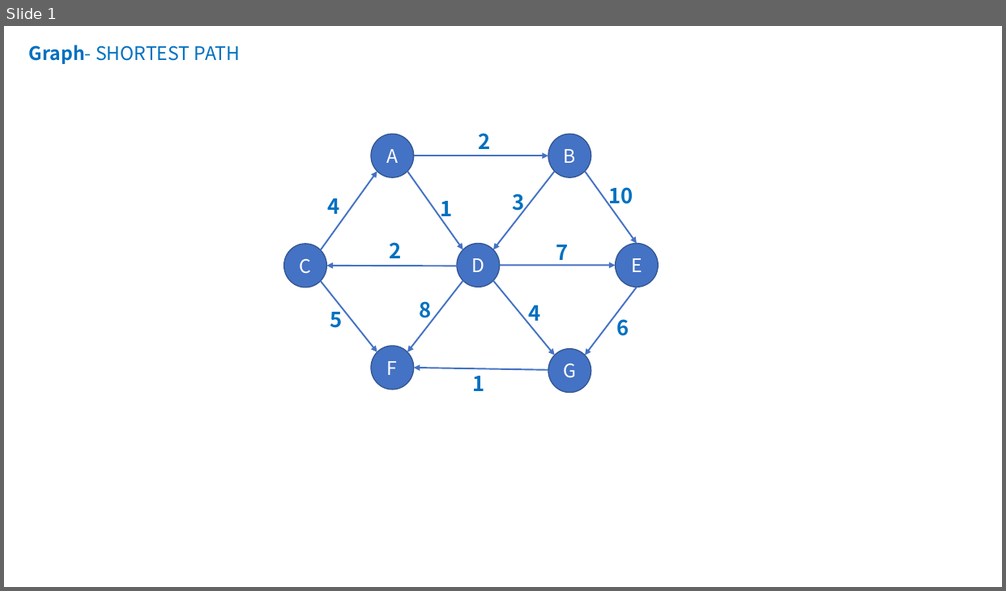
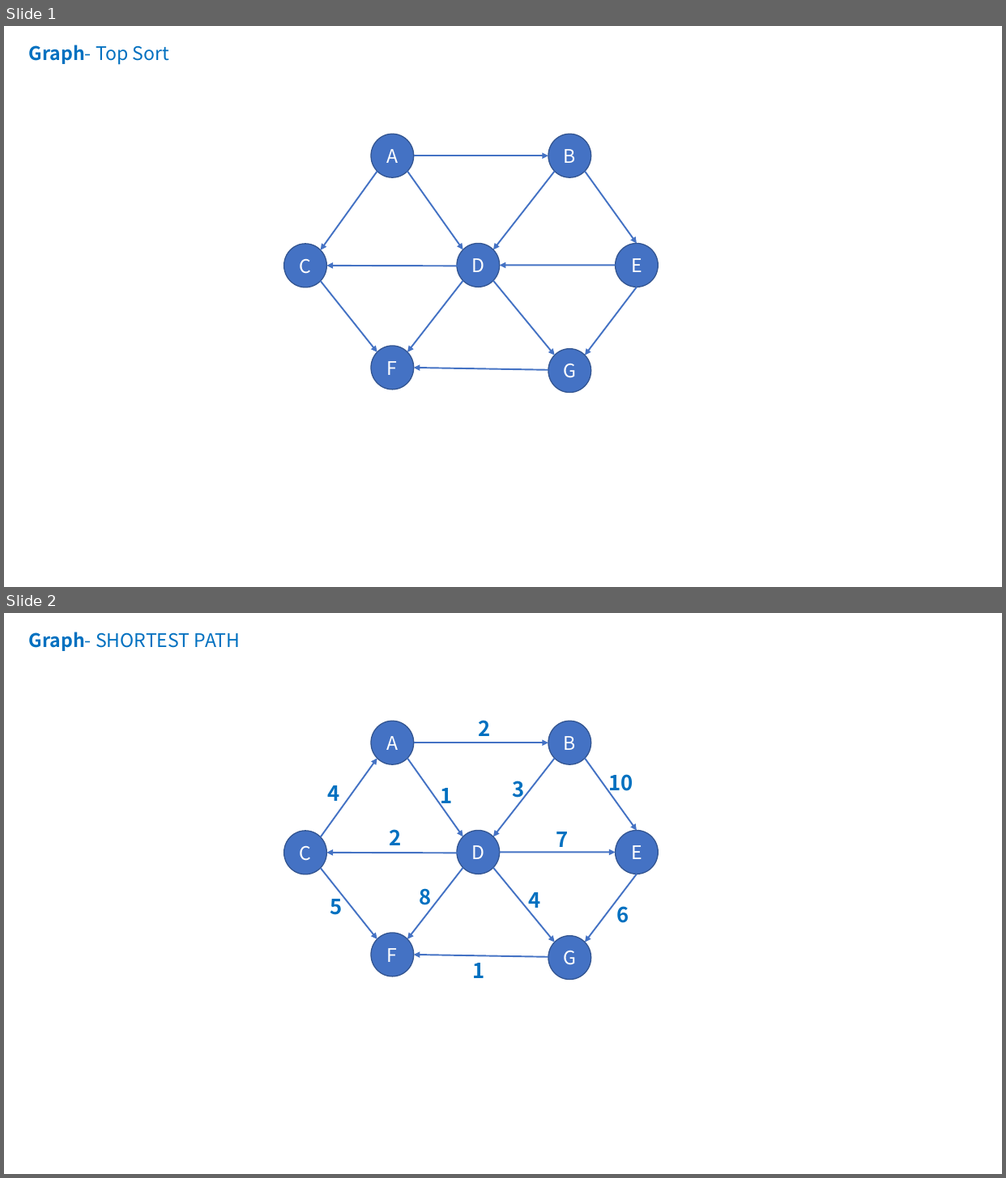
Before and after one commit to online-books/Data-Structures-and-Algorithm-Analysis-in-TS, a slide deck: Assets/visualization.pptx. Shown one above the other, each under a label of ours: slide 1 before the commit, slides 1 and 2 after it. The pictures are 1006x591 and 1006x1178 pixels, drawn with LibreOffice and Linux fonts; fonts in the diff are those of the drawing. Boxes give left, top, right and bottom in pixels: in the first picture for what was removed or moved away, otherwise in the second. Text is boxed around its words. In the diff, an @@ line names an element or a change of style, - is before the commit and + after.

```diff
--- a/Assets/visualization.pptx
+++ b/Assets/visualization.pptx
@@ slide 1 added at (x1=4, y1=26, x2=1002, y2=587), background #FFFFFF @@
@@ text added at (x1=29, y1=45, x2=169, y2=64), 18 pt, text #0070C0 @@
+Graph- Top Sort
@@ ellipse added at (x1=371, y1=134, x2=414, y2=177), fill #4472C4, outline #325491 1 pt, 18 pt, text #FFFFFF @@
+A
@@ ellipse added at (x1=548, y1=134, x2=591, y2=177), fill #4472C4, outline #325491 1 pt, 18 pt, text #FFFFFF @@
+B
@@ arrow added from (377, 171) to (321, 250), #4472C4 1.5 pt @@
@@ arrow added from (407, 171) to (463, 250), #4472C4 1.5 pt @@
@@ arrow added from (414, 156) to (548, 156), #4472C4 1.5 pt @@
@@ arrow added from (555, 171) to (493, 250), #4472C4 1.5 pt @@
@@ arrow added from (585, 171) to (637, 244), #4472C4 1.5 pt @@
@@ ellipse added at (x1=284, y1=244, x2=326, y2=288), fill #4472C4, outline #325491 1 pt, 18 pt, text #FFFFFF @@
+C
@@ ellipse added at (x1=457, y1=244, x2=500, y2=288), fill #4472C4, outline #325491 1 pt, 18 pt, text #FFFFFF @@
+D
@@ ellipse added at (x1=616, y1=244, x2=658, y2=288), fill #4472C4, outline #325491 1 pt, 18 pt, text #FFFFFF @@
+E
@@ arrow added from (467, 267) to (326, 266), #4472C4 1.5 pt @@
@@ arrow added from (616, 266) to (500, 266), #4472C4 1.5 pt @@
@@ arrow added from (321, 281) to (377, 352), #4472C4 1.5 pt @@
@@ arrow added from (463, 280) to (407, 352), #4472C4 1.5 pt @@
@@ arrow added from (493, 280) to (555, 356), #4472C4 1.5 pt @@
@@ arrow added from (637, 288) to (585, 356), #4472C4 1.5 pt @@
@@ ellipse added at (x1=371, y1=346, x2=414, y2=389), fill #4472C4, outline #325491 1 pt, 18 pt, text #FFFFFF @@
+F
@@ ellipse added at (x1=548, y1=348, x2=591, y2=392), fill #4472C4, outline #325491 1 pt, 18 pt, text #FFFFFF @@
+G
@@ arrow added from (548, 370) to (414, 368), #4472C4 1.5 pt @@
@@ what was slide 1 is now slide 2 @@
```
Also in this commit, not shown: 2 slides changed, 1 other slide added, 15 other files.
